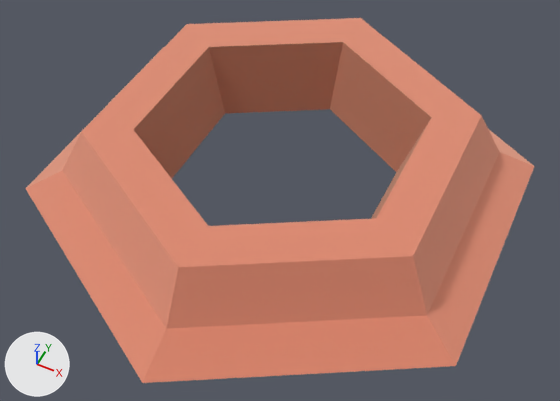
Two versions of the glTF model island-race/import/kenney-space-kit/crater.glb, one commit apart.
Rendered twice from a 50 mm camera at (2.383, -2.278, 0.913) aimed at (2.021, -1.554, 0.008). The axes (+X, +Y, +Z) are drawn at lower left. The lights are the same throughout. The picture after the commit comes second. Where no turn or scale is listed for an object, it has been applied to the vertices. Vertices at exactly the same position are counted once.

Objects in the first picture: 'crater'.
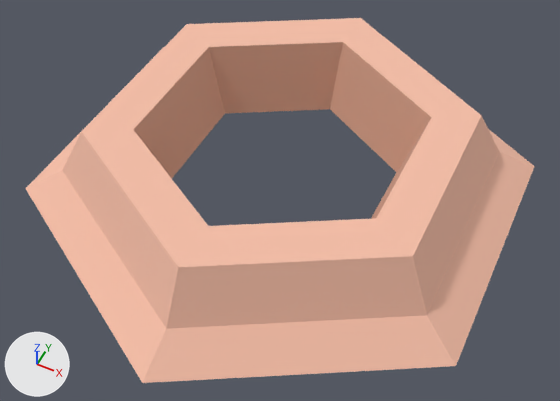
Location of each change, [x1, y1, x2, y2] in pixels of the pictures (560 x 401 px):
'crater', recoloured, surface changed: [25, 18, 535, 383] in both
part 1 of me_mesh_crater, recoloured (lighter): [133, 42, 432, 219] in both
part 2 of me_mesh_crater, recoloured: [25, 18, 535, 383] in both
part 3 of me_mesh_crater, surface changed: [25, 18, 535, 383] in both

What changed in the scene script:
```text
Add img_image_0:
    img_image_0 = load_image('Image_0', '_unpacked/Image_0', 16, 8, 'sRGB')
Add mat_palette:
    mat_palette = principled_material('palette')
    mat_palette.texture = img_image_0
    mat_palette.roughness = 1.0
Change me_mesh_crater:
    where me_mesh_crater.from_pydata(...)  # 30 vertices, 60 faces; spans x -0.357..0.357, y -0.413..0.413, z 0.0..0.118
    used by ob_crater; location = (2.0, -1.5, 0.0)
    me_mesh_crater part 1: all 12 faces that had it switch from mat_rockdark (beige #daa48c) to mat_palette (picture img_image_0)
    me_mesh_crater part 2: all 48 faces that had it switch from mat_rock (beige #f5bfa7) to mat_palette (picture img_image_0)
    me_mesh_crater part 3: texture (UV) coordinates of 60 of 60 faces, centred in x -0.338..0.338, y -0.322..0.311, z 0.0..0.118, changed; they spanned u -14.07..14.07, v -16.25..16.25 and now span u 0.25..0.75, v 0.5..0.5
Remove ob_tmpparent:
    ob_tmpparent = bpy.data.objects.new('tmpParent', None)
    ob_tmpparent.location = (0.0, 0.0, 0.0)
```
